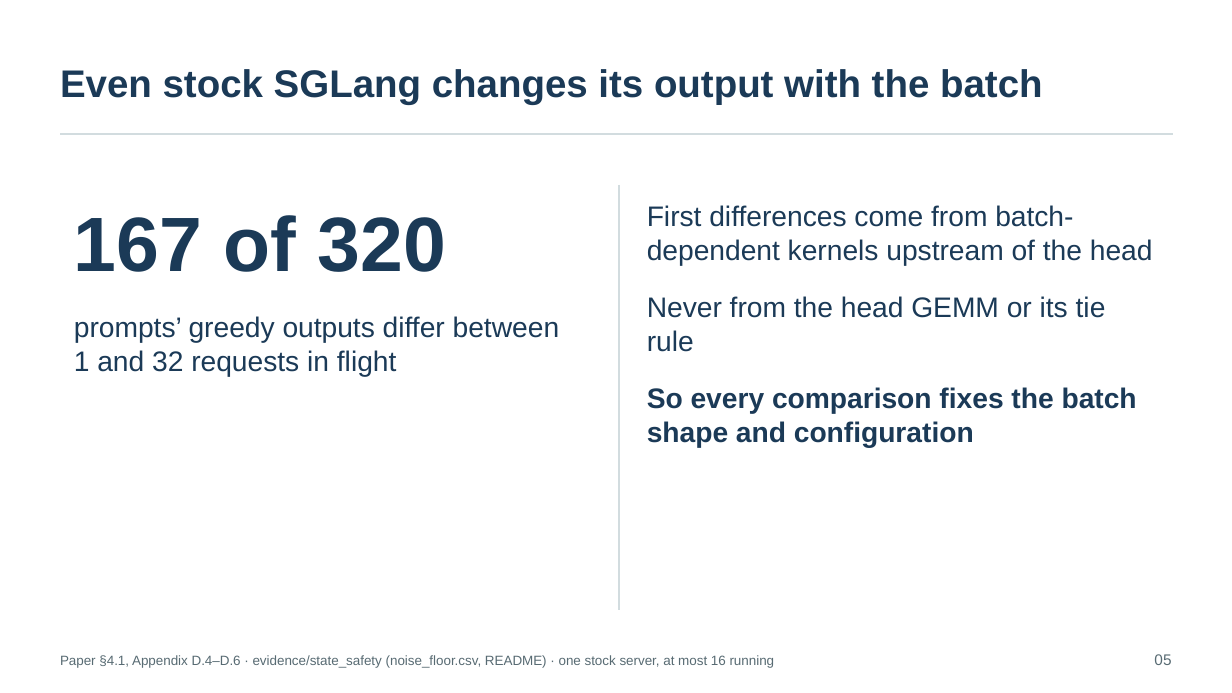
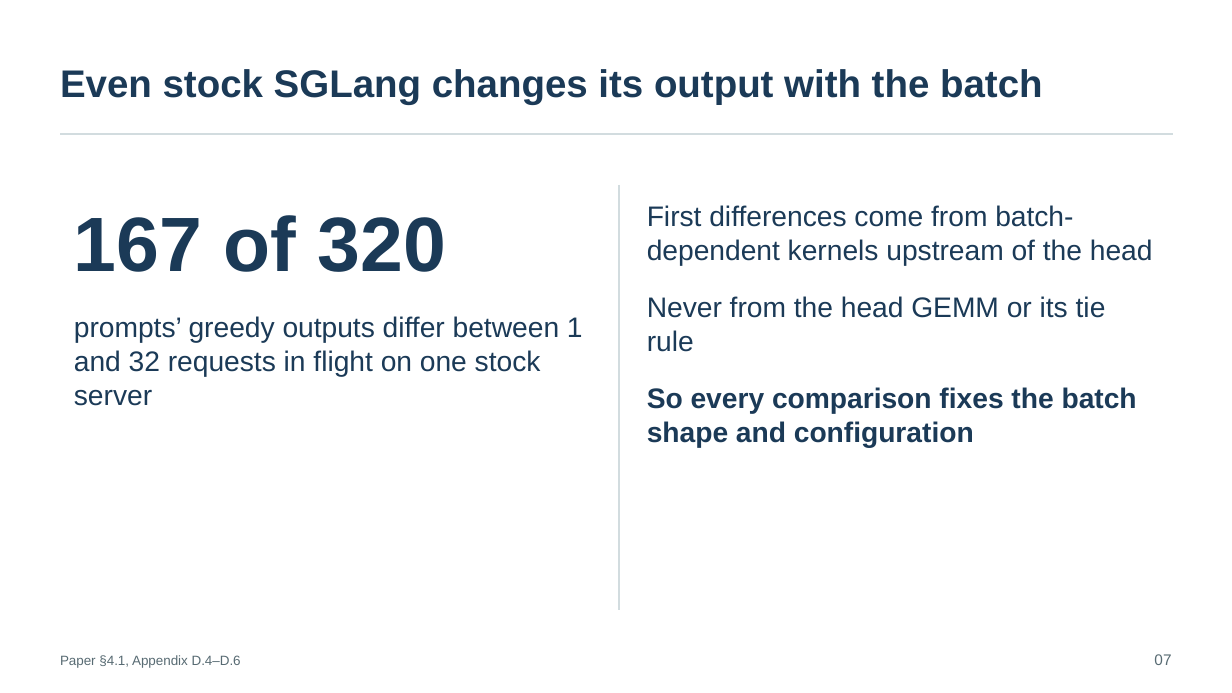
Before and after one commit to SamMausberg/verified-progress, a slide deck: slide 7 of presentation/verifier_paper_talk.pptx (slide 5 before the commit). Drawn at 1232x693 pixels with LibreOffice and Linux fonts; fonts in the diff are those of the drawing. Boxes give left, top, right and bottom in pixels: in the first picture for what was removed or moved away, otherwise in the second. Text is boxed around its words. In the diff, an @@ line names an element or a change of style, - is before the commit and + after.

```diff
--- a/presentation/verifier_paper_talk.pptx
+++ b/presentation/verifier_paper_talk.pptx
@@ text at [74, 316, 583, 406]: text changed @@
-prompts’ greedy outputs differ between 1 and 32 requests in flight
+prompts’ greedy outputs differ between 1 and 32 requests in flight on one stock server
@@ text at [60, 655, 241, 668]: text changed @@
-Paper §4.1, Appendix D.4–D.6 · evidence/state_safety (noise_floor.csv, README) · one stock server, at most 16 running
+Paper §4.1, Appendix D.4–D.6
@@ text at [1154, 654, 1171, 665]: text changed @@
-05
+07
```
Also in this commit, not shown: 27 other slides changed, 2 slides added, 2 slides removed, 3 other files.
